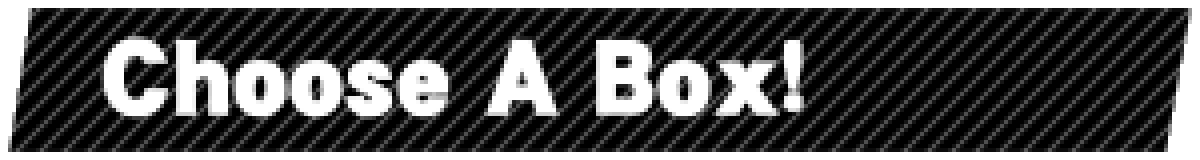
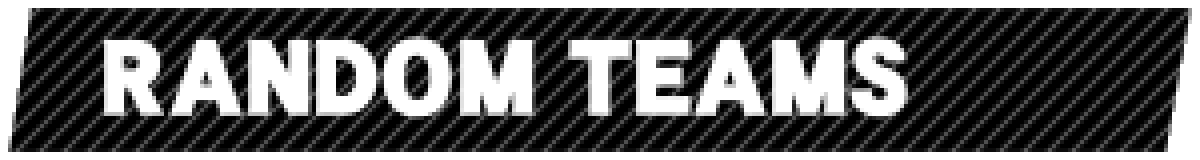
Two versions of the same layered image (1200×160). Layer-by-layer changes:
hid "Choose A Box! copy", painted on it over [100, 36, 804, 120]
added layer "RANDOM TEAMS copy" above "RANDOM TEAMS" over [104, 36, 908, 120]
